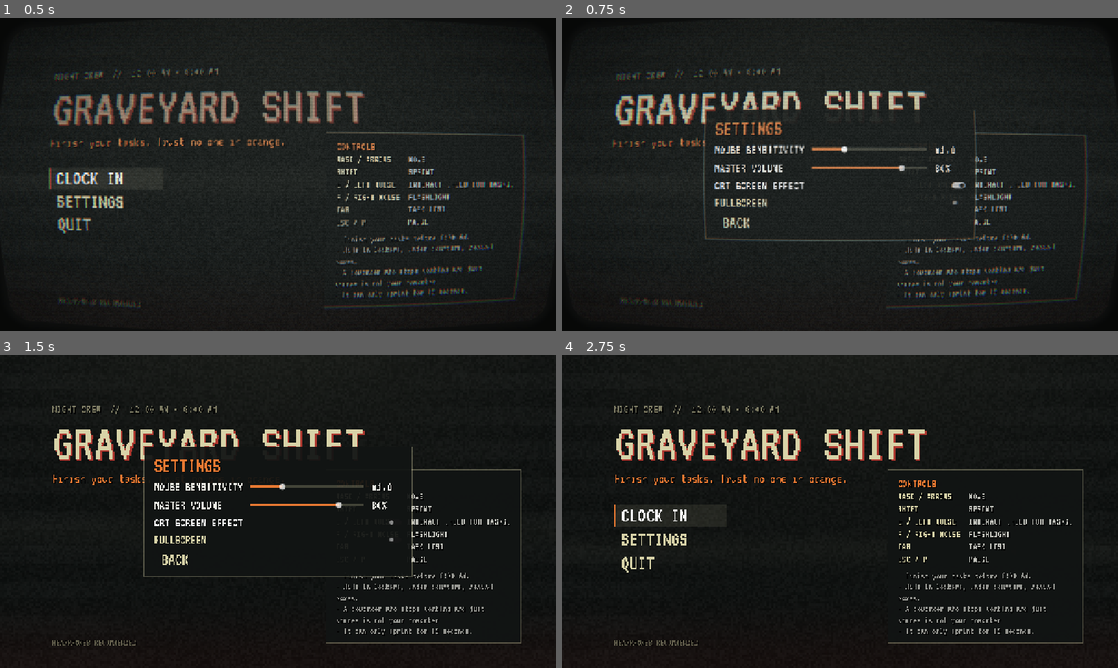
Above: before the commit, frames 1-4 (two rows, left to right).
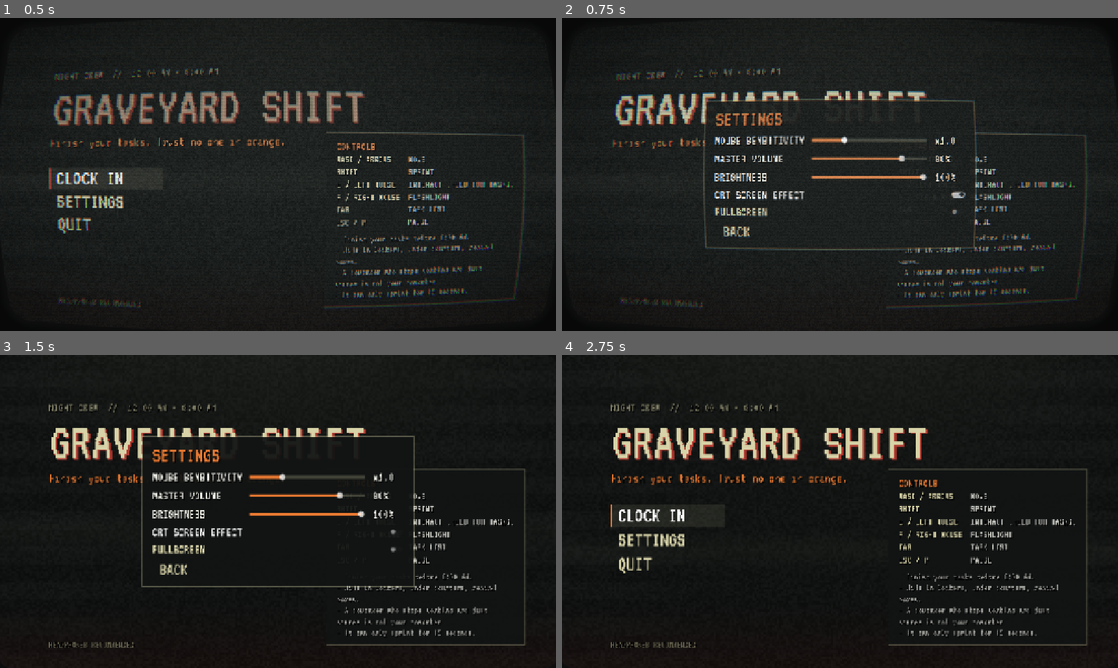
Above: after the commit, the same moments.

Repository: jarmanper/TheBestProject3
Game: Godot game, scene res://scenes/main_menu.tscn
Two runs of this game, one before a commit and one after it. Both use one fixed random seed, a clock stepped at 60 frames per second and the inputs below.
Inputs:
- Up to frame 1 (0.5 s): no input
- Up to frame 2 (0.75 s): click "SETTINGS" at 0.5 s
- Up to frame 3 (1.5 s): click "CRT SCREEN EFFECT" at 1.25 s
- Up to frame 4 (2.75 s): click "BACK" at 2 s

Frame 1 is identical in both runs. In frame 2, 5.5% of the frame differs, in the area x 25-75%, y 25-75%; in frame 3, 9.5%, in the area x 8-95%, y 15-94%; in frame 4, 7.6%.

Commit message:
Pause menu QUIT GAME and a darken-only brightness setting
Brightness (40-100%, never brighter than default) lives in GameState,
persists in settings.cfg and is applied by the post-fx pass to the 3D view
only, even with the CRT look turned off. QUIT GAME is shown on desktop and
hidden on the web build.

Co-Authored-By: Claude Opus 5.5 <noreply@anthropic.com>

Diff:
--- a/autoload/game_state.gd
+++ b/autoload/game_state.gd
@@ -5,6 +5,7 @@
 const SECONDS_PER_HOUR := 90.0
 const END_HOUR := 6
 const SETTINGS_PATH := "user://settings.cfg"
+const BRIGHTNESS_MIN := 0.4
 
 var night_running := false
 var night_time := 0.0                 ## seconds since 12:00 AM
@@ -18,6 +19,9 @@
 var mouse_sensitivity := 0.0025       ## radians per pixel
 var master_volume := 0.8              ## 0..1
 var crt_enabled := true
+var brightness: float = 1.0:          ## 0.4..1.0 -- horror game: can only be turned DOWN
+	set(value):
+		brightness = clampf(value, BRIGHTNESS_MIN, 1.0)
 
 var _last_hour := -1
 
@@ -112,6 +116,7 @@
 		mouse_sensitivity = config.get_value("input", "mouse_sensitivity", mouse_sensitivity)
 		master_volume = config.get_value("audio", "master_volume", master_volume)
 		crt_enabled = config.get_value("video", "crt_enabled", crt_enabled)
+		brightness = config.get_value("video", "brightness", brightness)
 	set_master_volume(master_volume)
 
 
@@ -120,4 +125,5 @@
 	config.set_value("input", "mouse_sensitivity", mouse_sensitivity)
 	config.set_value("audio", "master_volume", master_volume)
 	config.set_value("video", "crt_enabled", crt_enabled)
+	config.set_value("video", "brightness", brightness)
 	config.save(SETTINGS_PATH)
--- /dev/null
+++ b/tests/ui/test_brightness.gd
@@ -0,0 +1,89 @@
+extends TestCase
+## Brightness setting: GameState clamping/persistence, the settings slider, the post-fx
+## uniform (with CRT on and off), and the pause menu's QUIT GAME button.
+
+const SETTINGS := "res://ui/menus/settings_panel.tscn"
+const PAUSE_MENU := "res://ui/menus/pause_menu.tscn"
+const POSTFX := "res://ui/postfx/postfx.tscn"
+
+var _saved := {}
+
+
+func before_each() -> void:
+	_saved = {
+		"brightness": GameState.brightness,
+		"crt": GameState.crt_enabled,
+	}
+
+
+func after_each() -> void:
+	GameState.brightness = _saved.brightness
+	GameState.crt_enabled = _saved.crt
+	GameState.save_settings()
+
+
+func test_brightness_clamps_to_range() -> void:
+	GameState.brightness = 0.0
+	assert_near(GameState.brightness, GameState.BRIGHTNESS_MIN, 0.001, "clamped to minimum")
+	GameState.brightness = -5.0
+	assert_near(GameState.brightness, GameState.BRIGHTNESS_MIN, 0.001, "clamped to minimum")
+	GameState.brightness = 2.0
+	assert_near(GameState.brightness, 1.0, 0.001, "never above 1.0")
+	GameState.brightness = 0.7
+	assert_near(GameState.brightness, 0.7, 0.001, "mid-range value kept")
+
+
+func test_brightness_persists_through_save_load() -> void:
+	GameState.brightness = 0.55
+	GameState.save_settings()
+	GameState.brightness = 1.0
+	GameState.load_settings()
+	assert_near(GameState.brightness, 0.55, 0.001, "brightness reloaded from settings.cfg")
+	var config := ConfigFile.new()
+	assert_eq(config.load(GameState.SETTINGS_PATH), OK, "settings file written")
+	assert_near(config.get_value("video", "brightness"), 0.55, 0.001)
+
+
+func test_settings_panel_brightness_slider() -> void:
+	var panel: SettingsPanel = (load(SETTINGS) as PackedScene).instantiate()
+	tree.root.add_child(panel)
+	panel.open()
+	var slider_range := panel.get_brightness_range()
+	assert_near(slider_range.x, GameState.BRIGHTNESS_MIN, 0.001, "slider minimum is 40%")
+	assert_near(slider_range.y, 1.0, 0.001, "slider maximum is 100%")
+	panel.set_brightness(0.4)
+	assert_near(GameState.brightness, 0.4, 0.001)
+	panel.set_brightness(2.0)
+	assert_near(GameState.brightness, 1.0, 0.001, "slider cannot push brightness above 1.0")
+	panel.free()
+
+
+func test_postfx_brightness_uniform_follows_gamestate_crt_on_and_off() -> void:
+	var fx: CanvasLayer = (load(POSTFX) as PackedScene).instantiate()
+	tree.root.add_child(fx)
+	var material: ShaderMaterial = (fx.get_node("Screen") as ColorRect).material
+
+	GameState.crt_enabled = true
+	GameState.brightness = 0.65
+	await wait_frames(2)
+	assert_true(fx.visible, "post-fx pass stays visible with CRT on")
+	assert_near(float(material.get_shader_parameter(&"brightness")), 0.65, 0.001, "brightness applied with CRT on")
+
+	GameState.crt_enabled = false
+	GameState.brightness = 0.45
+	await wait_frames(2)
+	assert_true(fx.visible, "post-fx pass stays visible with CRT off (brightness must still apply)")
+	assert_near(float(material.get_shader_parameter(&"brightness")), 0.45, 0.001, "brightness applied with CRT off")
+	assert_near(float(material.get_shader_parameter(&"vignette_strength")), 0.0, 0.001, "CRT look removed when off")
+	fx.free()
+
+
+func test_quit_game_button_desktop_vs_web() -> void:
+	var menu: PauseMenu = (load(PAUSE_MENU) as PackedScene).instantiate()
+	tree.root.add_child(menu)
+	menu.open()
+	var texts := menu.get_button_texts()
+	assert_eq(texts.has("QUIT GAME"), not OS.has_feature("web"), "QUIT GAME hidden only on web")
+	assert_true(texts.has("RESUME"))
+	assert_true(texts.has("QUIT TO MENU"))
+	menu.free()
--- a/ui/menus/pause_menu.gd
+++ b/ui/menus/pause_menu.gd
@@ -57,6 +57,15 @@
 	return _settings.visible
 
 
+func get_button_texts() -> Array[String]:
+	var texts: Array[String] = []
+	for child in _buttons.get_children():
+		var button := child as Button
+		if button and button.visible:
+			texts.append(button.text)
+	return texts
+
+
 func close_settings() -> void:
 	if _settings.visible:
 		_settings.close()
@@ -113,6 +122,8 @@
 		_buttons.visible = false
 		_settings.open())
 	_button("QUIT TO MENU", func() -> void: quit_requested.emit())
+	var quit_game := _button("QUIT GAME", func() -> void: get_tree().quit())
+	quit_game.visible = not OS.has_feature("web")
 
 	_settings = SETTINGS_SCENE.instantiate()
 	add_child(_settings)
--- a/ui/menus/settings_panel.gd
+++ b/ui/menus/settings_panel.gd
@@ -14,6 +14,8 @@
 var _sensitivity_value: Label
 var _volume: HSlider
 var _volume_value: Label
+var _brightness: HSlider
+var _brightness_value: Label
 var _crt: CheckButton
 var _fullscreen: CheckButton
 var _back: Button
@@ -38,6 +40,7 @@
 func open() -> void:
 	_sensitivity.set_value_no_signal(GameState.mouse_sensitivity)
 	_volume.set_value_no_signal(GameState.master_volume)
+	_brightness.set_value_no_signal(GameState.brightness)
 	_crt.set_pressed_no_signal(GameState.crt_enabled)
 	_fullscreen.set_pressed_no_signal(_is_fullscreen())
 	_update_value_labels()
@@ -63,9 +66,20 @@
 	_update_value_labels()
 
 
+func set_brightness(value: float) -> void:
+	GameState.brightness = value
+	_brightness.set_value_no_signal(GameState.brightness)
+	_update_value_labels()
+
+
 func set_crt(on: bool) -> void:
 	GameState.crt_enabled = on
 	_crt.set_pressed_no_signal(on)
+
+
+## For tests: the brightness slider's allowed range.
+func get_brightness_range() -> Vector2:
+	return Vector2(_brightness.min_value, _brightness.max_value)
 
 
 func set_fullscreen(on: bool) -> void:
@@ -83,6 +97,7 @@
 func _update_value_labels() -> void:
 	_sensitivity_value.text = "x%.1f" % (GameState.mouse_sensitivity / SENSITIVITY_DEFAULT)
 	_volume_value.text = "%d%%" % roundi(GameState.master_volume * 100.0)
+	_brightness_value.text = "%d%%" % roundi(GameState.brightness * 100.0)
 
 
 func _build() -> void:
@@ -106,6 +121,9 @@
 	_volume = _slider(grid, "MASTER VOLUME", 0.0, 1.0, 0.05)
 	_volume_value = _value_label(grid)
 	_volume.value_changed.connect(set_volume)
+	_brightness = _slider(grid, "BRIGHTNESS", GameState.BRIGHTNESS_MIN, 1.0, 0.05)
+	_brightness_value = _value_label(grid)
+	_brightness.value_changed.connect(set_brightness)
 
 	_crt = CheckButton.new()
 	_crt.text = "CRT SCREEN EFFECT"
--- a/ui/postfx/crt.gdshader
+++ b/ui/postfx/crt.gdshader
@@ -19,6 +19,9 @@
 uniform float desaturation : hint_range(0.0, 1.0) = 0.2;
 uniform vec4 bezel_color : source_color = vec4(0.028, 0.032, 0.03, 1.0);
 uniform float flicker_strength : hint_range(0.0, 0.1) = 0.012;
+// Horror brightness setting (GameState.brightness): 0.4..1.0, applied to the 3D view
+// regardless of the CRT toggle above.
+uniform float brightness : hint_range(0.4, 1.0) = 1.0;
 
 float hash(vec2 p) {
 	return fract(sin(dot(p, vec2(12.9898, 78.233))) * 43758.5453);
@@ -53,7 +56,7 @@
 
 	float vignette = 1.0 - vignette_strength * pow(clamp(length(c * vec2(0.82, 1.0)) / 1.3, 0.0, 1.0), 2.4);
 	float flicker = 1.0 + flicker_strength * (hash(vec2(floor(TIME * 24.0), 3.7)) - 0.5);
-	col *= vignette * flicker;
+	col *= vignette * flicker * brightness;
 
 	// Bezel: dark plastic with a faint inner glow near the glass edge.
 	vec3 bezel = bezel_color.rgb + vec3(0.02) * smoothstep(0.06, 0.0, dist);
--- a/ui/postfx/postfx.gd
+++ b/ui/postfx/postfx.gd
@@ -1,14 +1,49 @@
 class_name CrtPostFx
 extends CanvasLayer
-## Full-screen CRT pass (crt.gdshader) over everything on lower canvas layers.
-## Follows GameState.crt_enabled (Settings). Keeps animating while the game is paused.
+## Full-screen screen-colour pass (crt.gdshader) over everything on lower canvas layers.
+## Brightness (GameState.brightness) always multiplies the final colour -- the pass itself is
+## never hidden. The CRT look (GameState.crt_enabled) is toggled by zeroing its strength
+## uniforms instead of hiding the layer, so brightness keeps applying with CRT off.
+## Keeps animating while the game is paused.
+
+const CRT_STRENGTH_DEFAULTS := {
+	&"curvature": 0.07,
+	&"vignette_strength": 0.6,
+	&"scanline_strength": 0.11,
+	&"grain_strength": 0.045,
+	&"chroma_pixels": 1.25,
+	&"desaturation": 0.2,
+	&"shadow_lift": 0.65,
+	&"flicker_strength": 0.012,
+}
+
+@onready var _screen: ColorRect = $Screen
+var _material: ShaderMaterial
+var _crt_on: bool
 
 
 func _ready() -> void:
 	process_mode = Node.PROCESS_MODE_ALWAYS
-	visible = GameState.crt_enabled
+	visible = true
+	# Duplicate: the ShaderMaterial sub-resource in postfx.tscn is shared across every
+	# instance of this scene, so without this, two live PostFX nodes (e.g. one left over
+	# from a previous test) would stomp on each other's uniforms.
+	_material = (_screen.material as ShaderMaterial).duplicate()
+	_screen.material = _material
+	_crt_on = not GameState.crt_enabled   # force the first _process to apply it
+	_apply()
 
 
 func _process(_delta: float) -> void:
-	if visible != GameState.crt_enabled:
-		visible = GameState.crt_enabled
+	if _material == null:
+		return
+	_material.set_shader_parameter(&"brightness", GameState.brightness)
+	if _crt_on != GameState.crt_enabled:
+		_apply()
+
+
+func _apply() -> void:
+	_crt_on = GameState.crt_enabled
+	for key in CRT_STRENGTH_DEFAULTS:
+		_material.set_shader_parameter(key, CRT_STRENGTH_DEFAULTS[key] if _crt_on else 0.0)
+	_material.set_shader_parameter(&"brightness", GameState.brightness)
